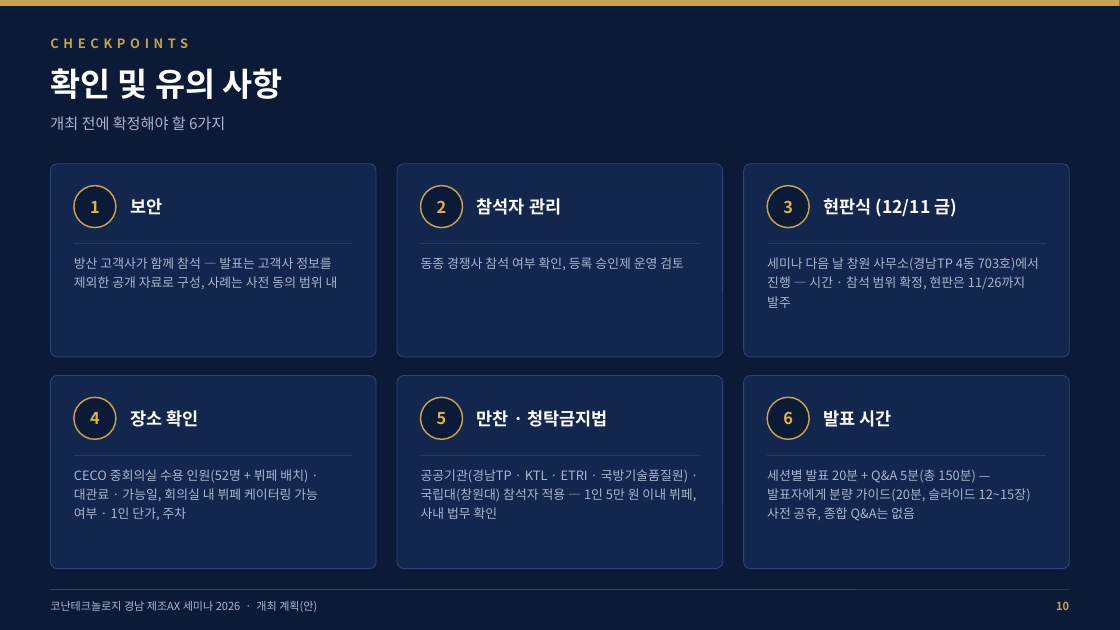
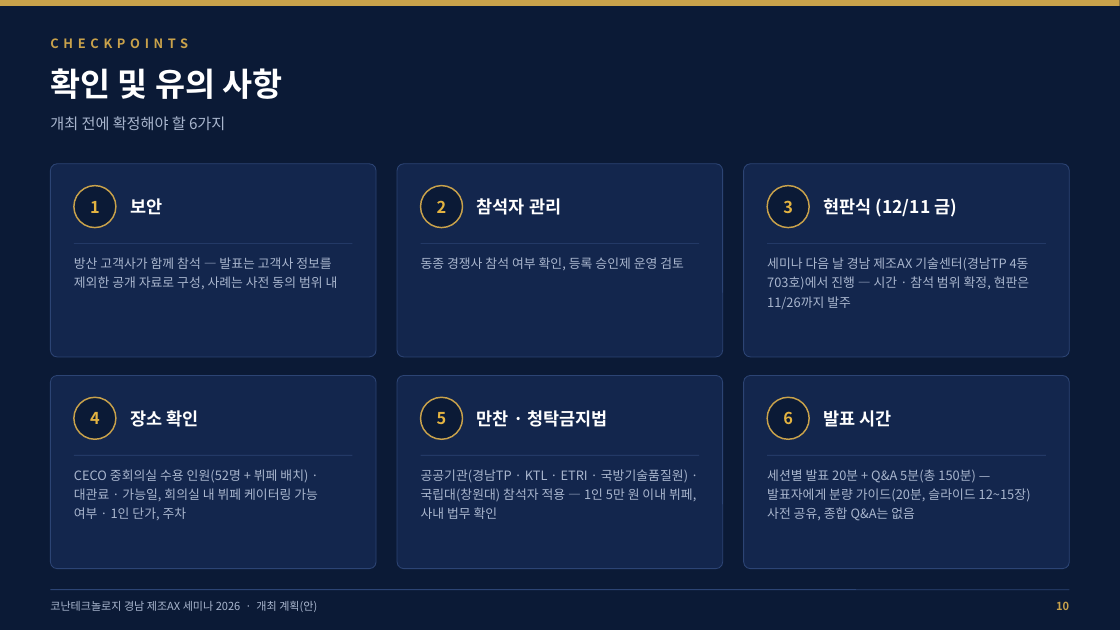
Before and after one commit to Jacob-Yeom/claude, a slide deck: slide 10 of output/changwon_ax_seminar_plan_deck.pptx. Drawn at 1120x630 pixels with LibreOffice and Linux fonts; fonts in the diff are those of the drawing. Boxes give left, top, right and bottom in pixels: in the first picture for what was removed or moved away, otherwise in the second. Text is boxed around its words. In the diff, an @@ line names an element or a change of style, - is before the commit and + after.

```diff
--- a/output/changwon_ax_seminar_plan_deck.pptx
+++ b/output/changwon_ax_seminar_plan_deck.pptx
@@ text at (767, 257, 1029, 309): text changed @@
-세미나 다음 날 창원 사무소(경남TP 4동 703호)에서 진행 — 시간 · 참석 범위 확정, 현판은 11/26까지 발주
+세미나 다음 날 경남 제조AX 기술센터(경남TP 4동 703호)에서 진행 — 시간 · 참석 범위 확정, 현판은 11/26까지 발주
```
Also in this commit, not shown: 4 other slides changed, 2 other files.
